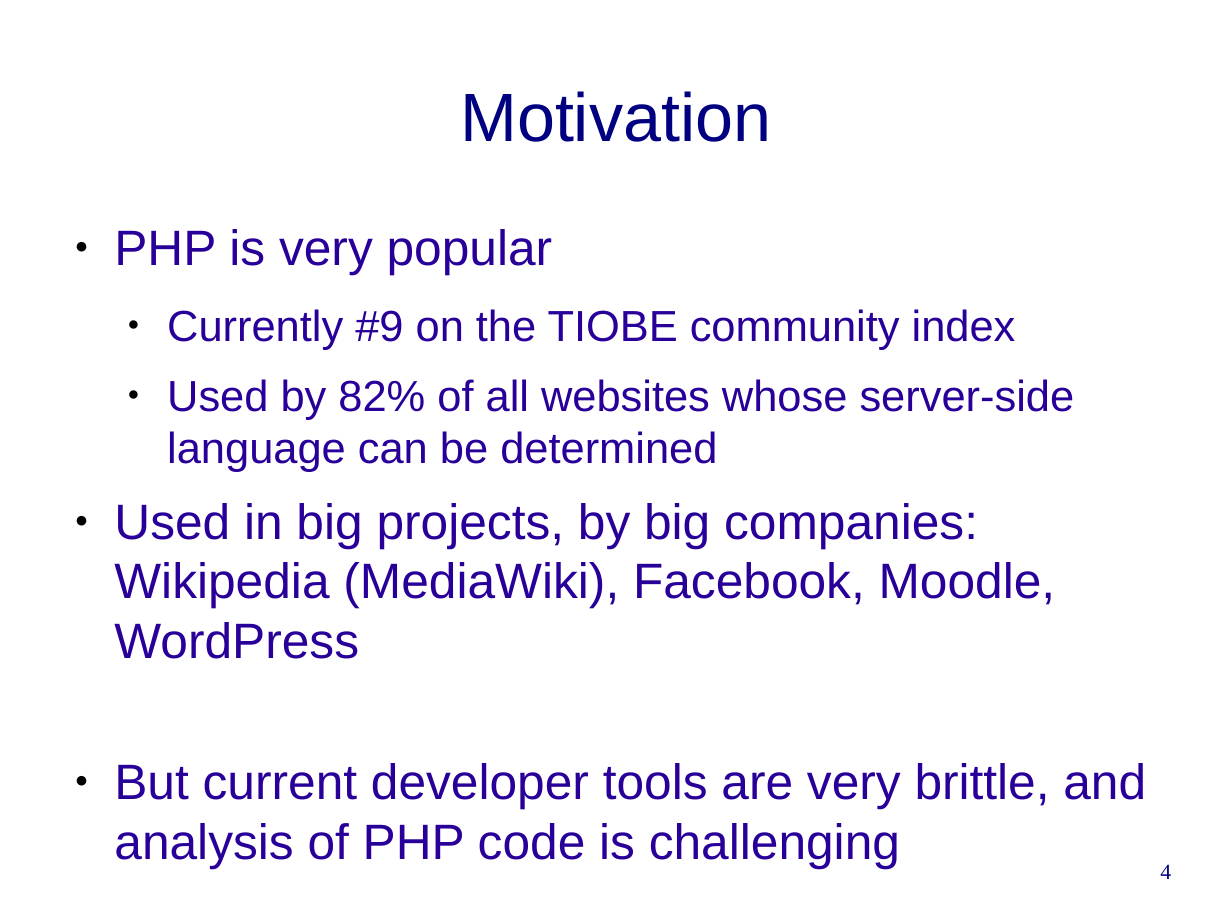
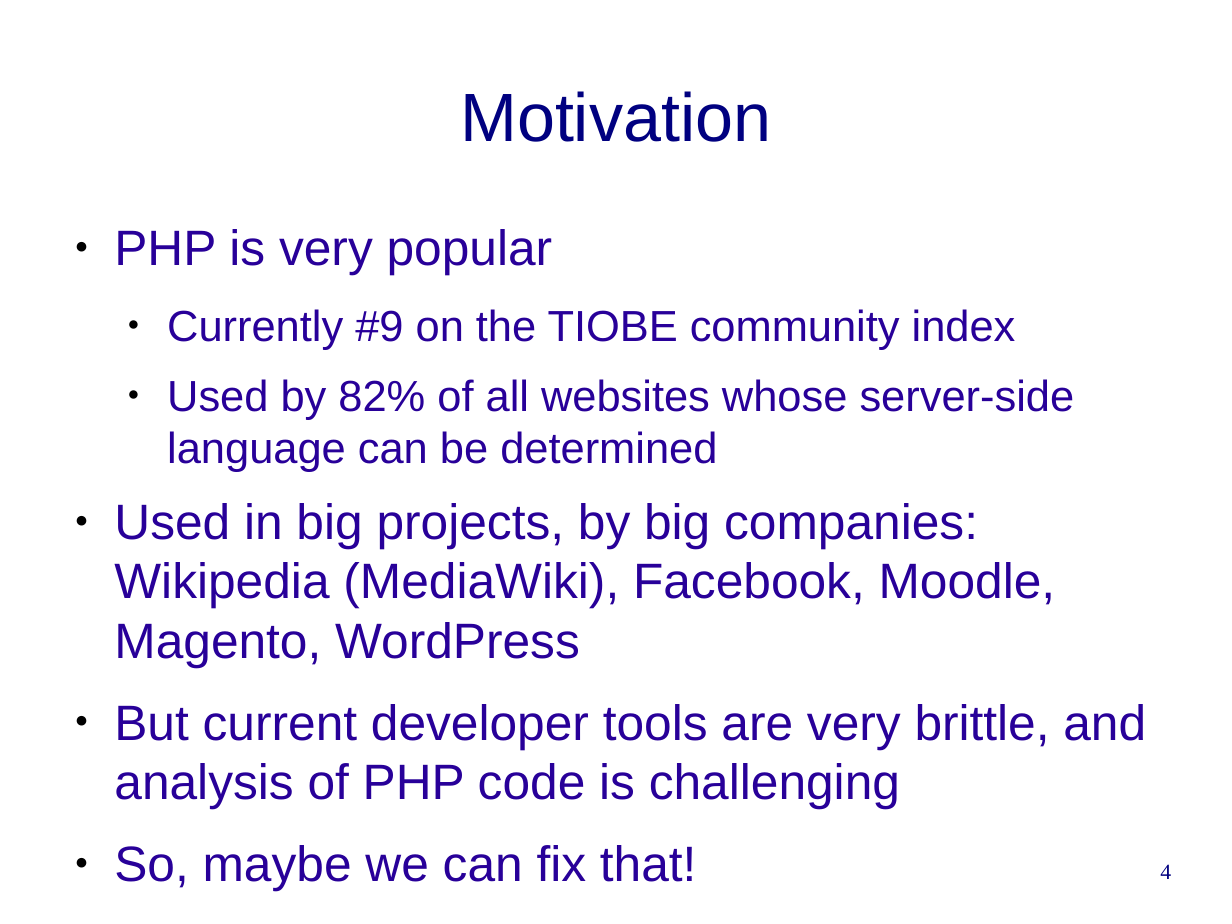
Before and after one commit to cwi-swat/rascal-course-pldi-2015, a slide deck: slide 4 of presentations/PHP-analysis.odp. Drawn at 1232x924 pixels with LibreOffice and Linux fonts; fonts in the diff are those of the drawing; background and template pictures are left out. Boxes give left, top, right and bottom in pixels: in the first picture for what was removed or moved away, otherwise in the second. Text is boxed around its words. In the diff, an @@ line names an element or a change of style, - is before the commit and + after.

```diff
--- a/presentations/PHP-analysis.odp
+++ b/presentations/PHP-analysis.odp
@@ text at (114, 503, 1056, 668): text changed @@
-● Used in big projects, by big companies: Wikipedia (MediaWiki), Facebook, Moodle, WordPress
+● Used in big projects, by big companies: Wikipedia (MediaWiki), Facebook, Moodle, Magento, WordPress
@@ text at (114, 845, 697, 890): paragraph added @@
+● So, maybe we can fix that!
```
Also in this commit, not shown: 2 other slides changed.
